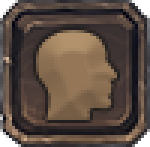
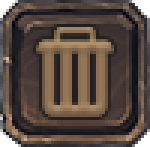
Layer changes from the first 150px x 147px image to the second:
added layer "Layer 20" above "Layer 19" over [36, 27, 114, 117]
hid "Layer 18" over [36, 30, 117, 120]
